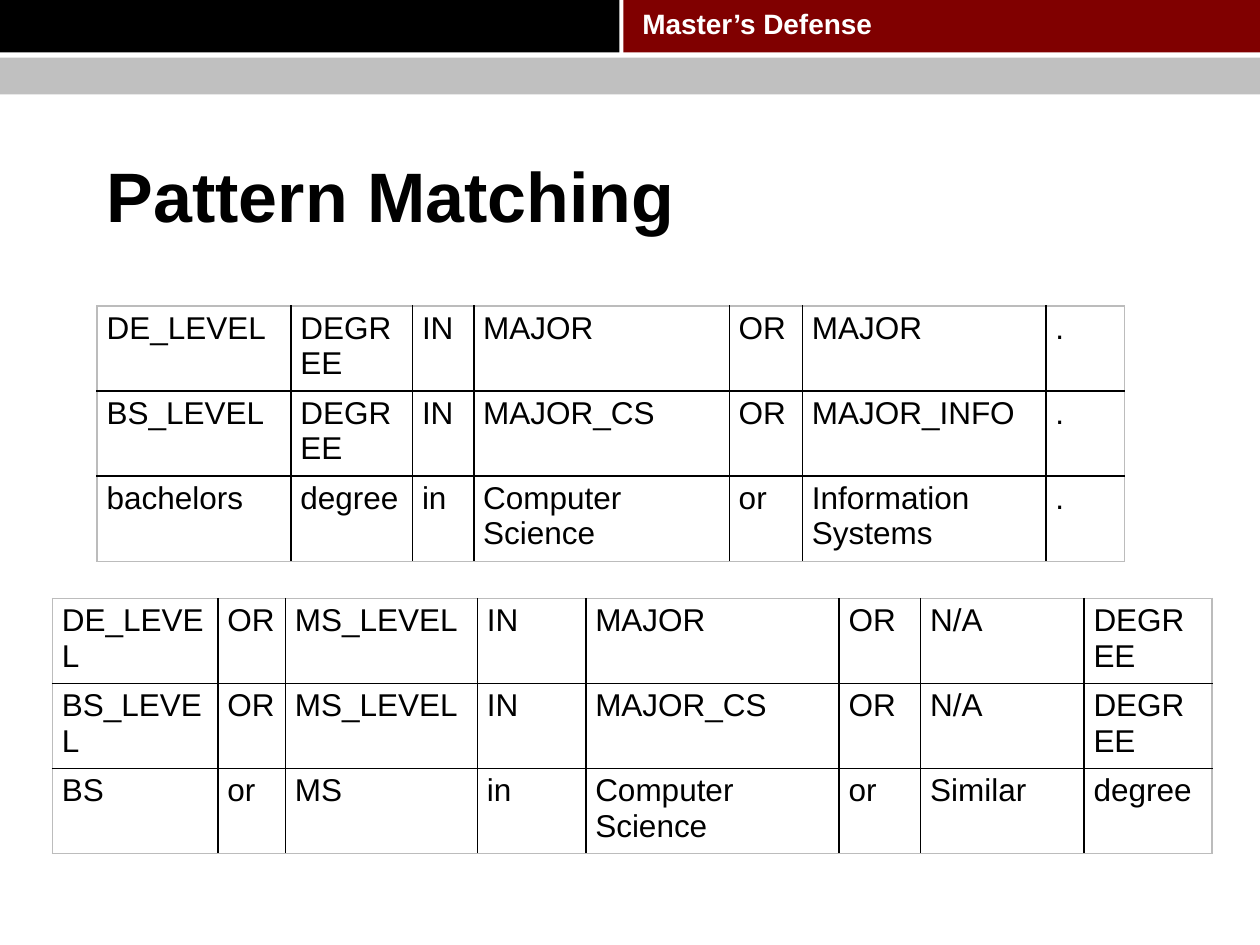
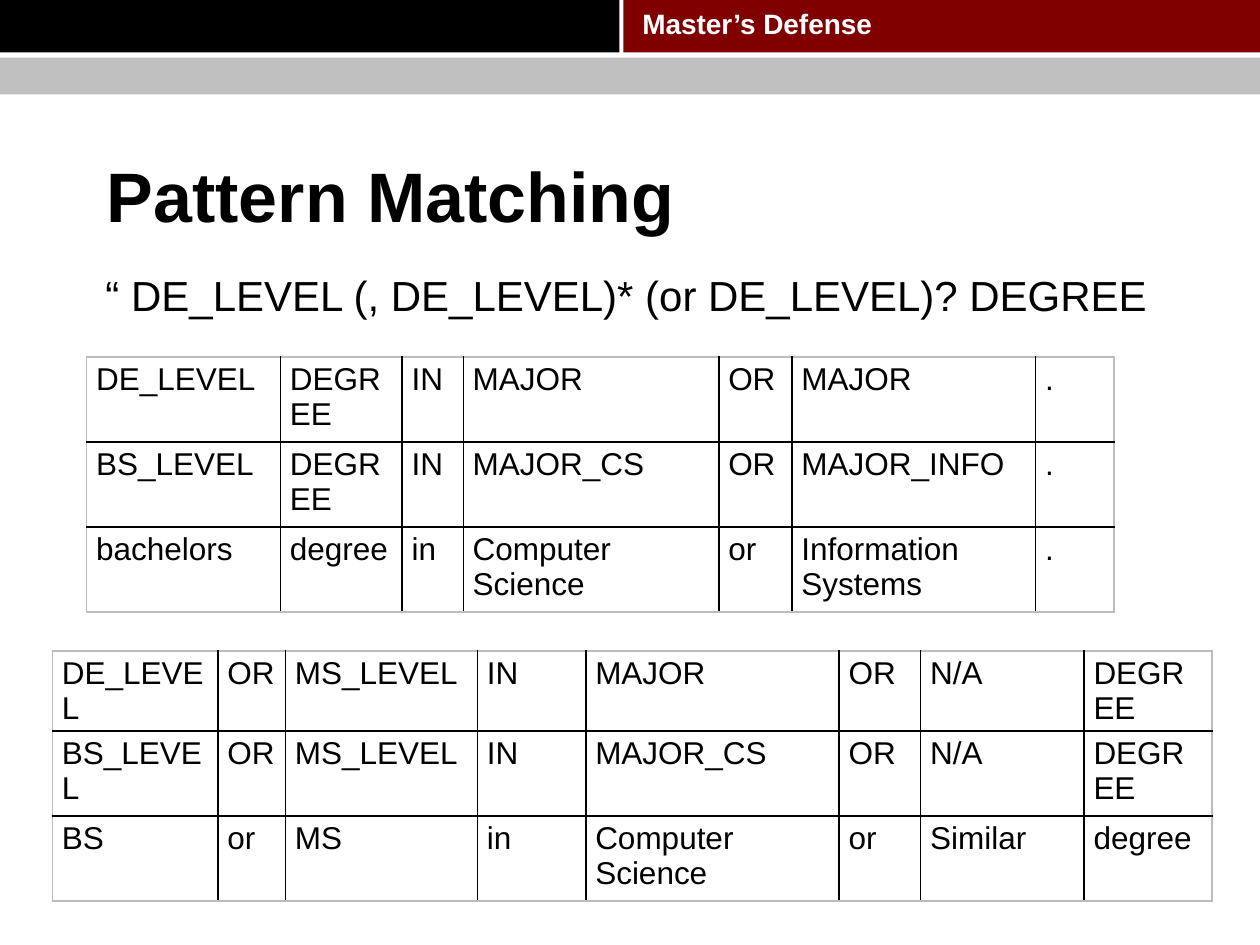
Before and after one commit to pkushiqiang/thesis, a slide deck: slide 30 of media/Master's thesis.pptx. Drawn at 1260x945 pixels with LibreOffice and Linux fonts; fonts in the diff are those of the drawing; background and template pictures are left out. Boxes give left, top, right and bottom in pixels: in the first picture for what was removed or moved away, otherwise in the second. Text is boxed around its words. In the diff, an @@ line names an element or a change of style, - is before the commit and + after.

```diff
--- a/media/Master's thesis.pptx
+++ b/media/Master's thesis.pptx
@@ text added at bbox=[131, 280, 1175, 319], 24 pt, text #000000 @@
+“ DE_LEVEL (, DE_LEVEL)* (or DE_LEVEL)? DEGREE”)
@@ table: place and size @@
-table at bbox=[97, 306, 1125, 561]
+table at bbox=[87, 357, 1115, 611]
@@ table: place and size @@
-table at bbox=[53, 598, 1212, 853]
+table at bbox=[53, 651, 1212, 906]
```
Also in this commit, not shown: 22 other slides changed, 1 slide added.
